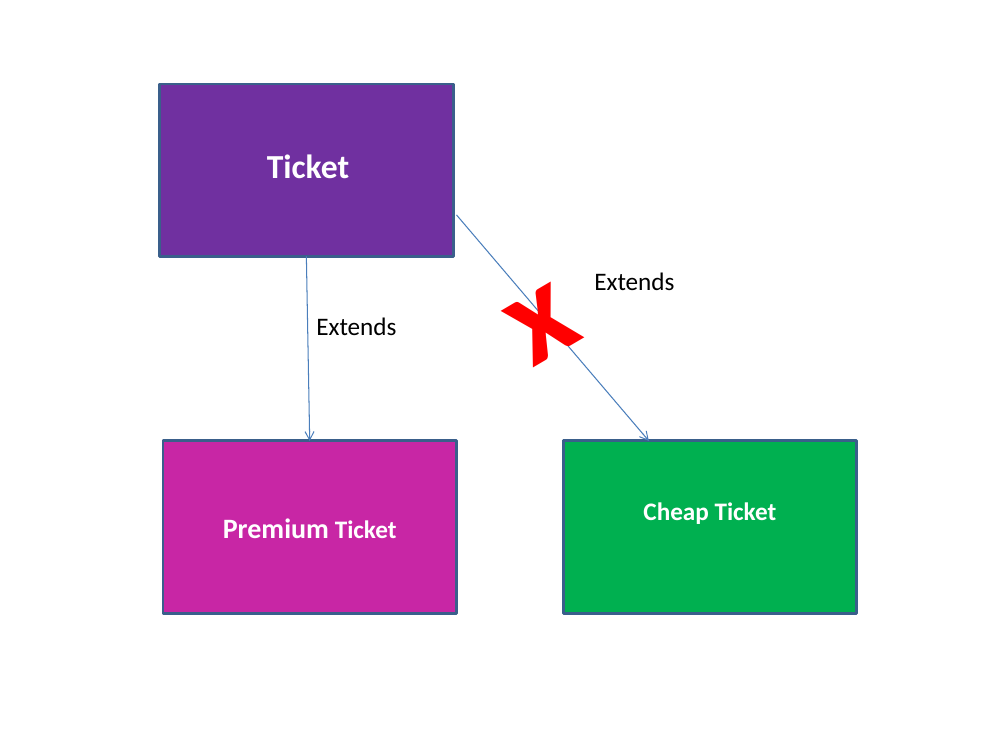
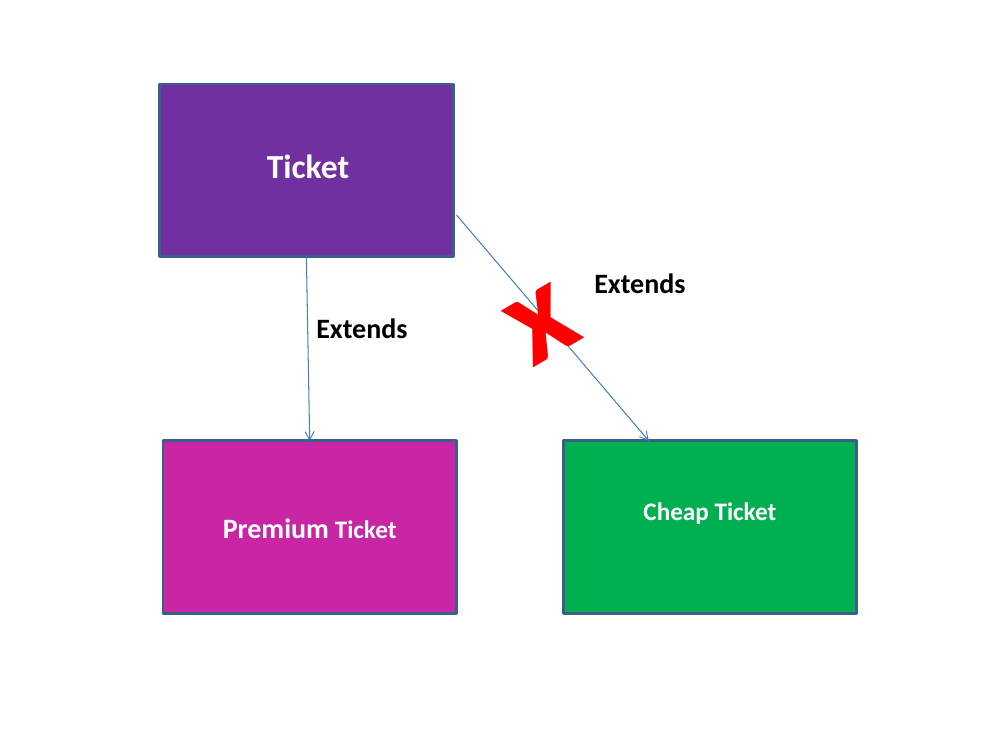
Before and after one commit to abhinavmanchanda/designpatterns, a slide deck: slide 2 of FlightBookinSystem/bookingsystem.pptx. Drawn at 1008x756 pixels with LibreOffice and Linux fonts; fonts in the diff are those of the drawing. Boxes give left, top, right and bottom in pixels: in the first picture for what was removed or moved away, otherwise in the second. Text is boxed around its words. In the diff, an @@ line names an element or a change of style, - is before the commit and + after.

```diff
--- a/FlightBookinSystem/bookingsystem.pptx
+++ b/FlightBookinSystem/bookingsystem.pptx
@@ text "Extends" at bbox=[594, 273, 685, 294]: size 18 to 20 pt, bold on @@
@@ text "Extends" at bbox=[316, 318, 407, 339]: size 18 to 20 pt, bold on @@
```
Also in this commit, not shown: 4 other slides changed, 1 slide added, 11 other files.
